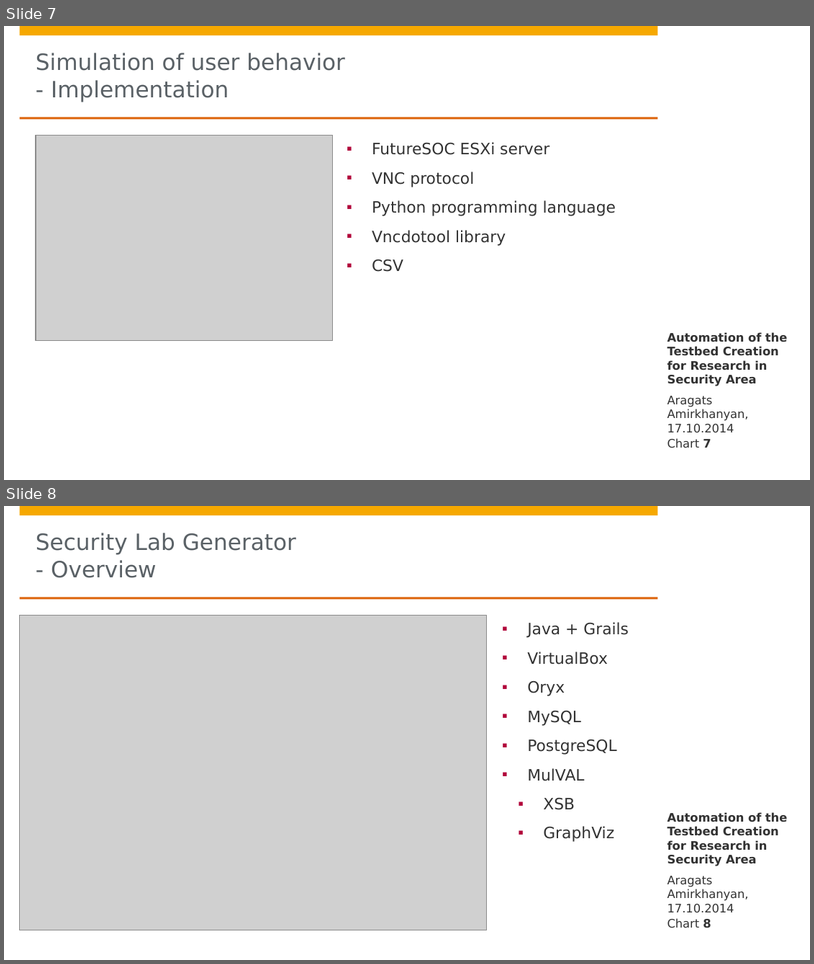
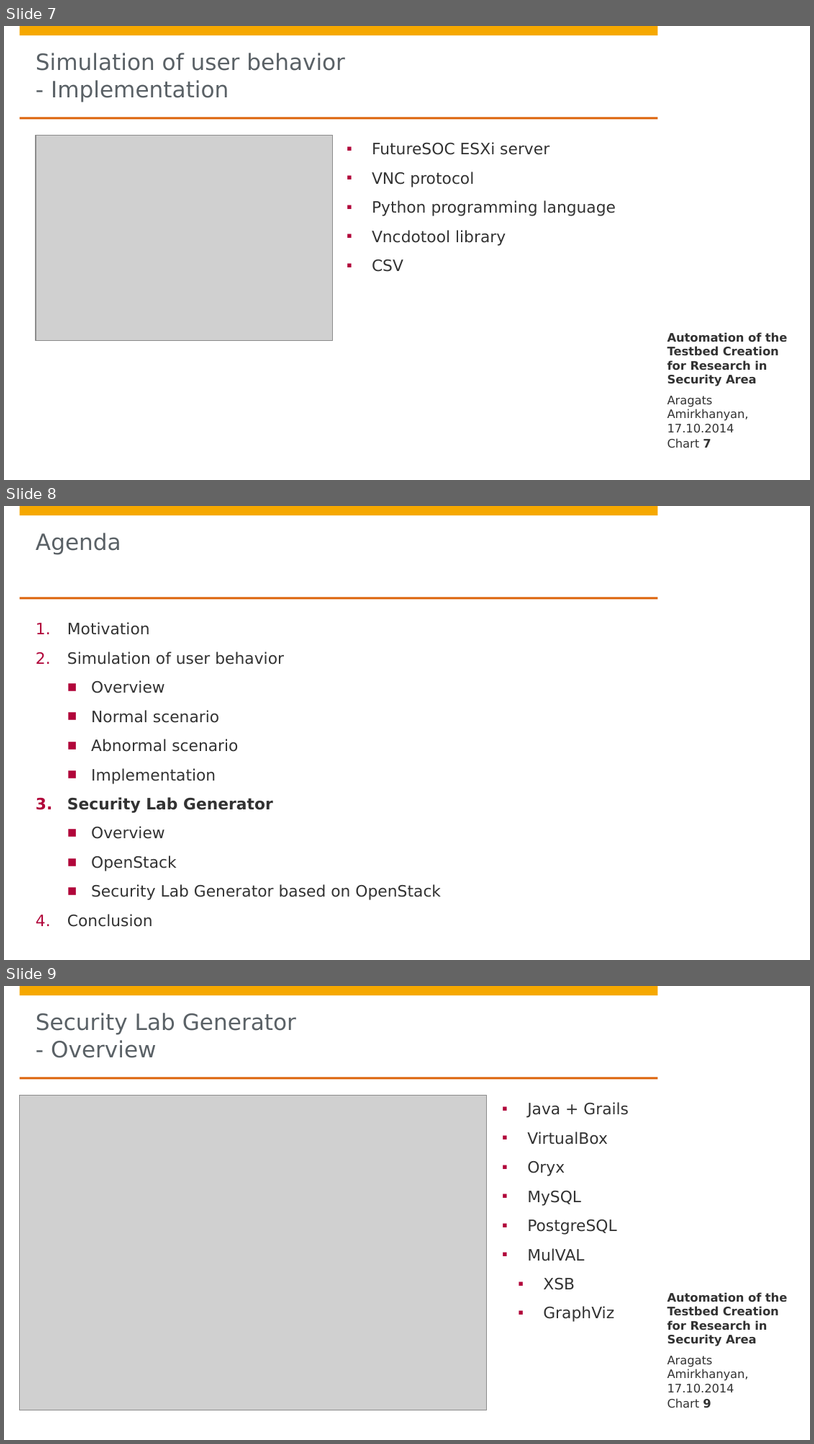
Before and after one commit to aragats/HPI, a slide deck: Research School/Retreat/Fall 2014/retreat draft - version 2/Aragats_Amirkhanyan_Fall_Retreat_2014.pptx. Shown one above the other, each under a label of ours: slides 7 and 8 before the commit, slides 7, 8 and 9 after it. The pictures are 814x964 and 814x1444 pixels, drawn with LibreOffice and Linux fonts; fonts in the diff are those of the drawing; grey boxes stand for pictures; background and template pictures are left out. Boxes give left, top, right and bottom in pixels: in the first picture for what was removed or moved away, otherwise in the second. Text is boxed around its words. In the diff, an @@ line names an element or a change of style, - is before the commit and + after.

```diff
--- a/Research School/Retreat/Fall 2014/retreat draft - version 2/Aragats_Amirkhanyan_Fall_Retreat_2014.pptx
+++ b/Research School/Retreat/Fall 2014/retreat draft - version 2/Aragats_Amirkhanyan_Fall_Retreat_2014.pptx
@@ slide 8 added at [4, 506, 810, 960], background #FFFFFF; not listed: 4 template elements that a slide beside it also shows @@
@@ title added at [36, 533, 121, 555], 20 pt, text #5A6166 @@
+Agenda
@@ text added at [67, 622, 441, 926], 14 pt, text #323232 @@
+1. Motivation
+2. Simulation of user behavior
+  ■ Overview
+  ■ Normal scenario
+  ■ Abnormal scenario
+  ■ Implementation
+3. Security Lab Generator
+  ■ Overview
+  ■ OpenStack
+  ■ Security Lab Generator based on OpenStack
+4. Conclusion
@@ what was slide 8 is now slide 9 @@
@@ page number at [668, 1398, 711, 1408]: text changed @@
-Chart 8
+Chart 9
```
Also in this commit, not shown: 2 slides changed, 1 slide removed.
